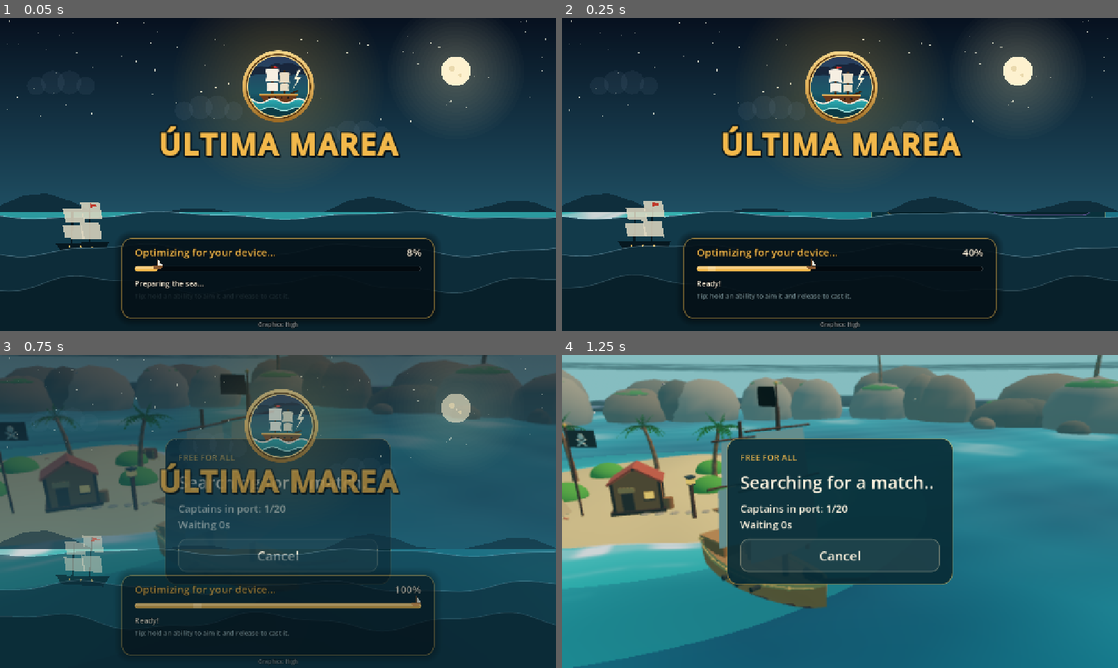
Above: before the commit, frames 1-4 (two rows, left to right).
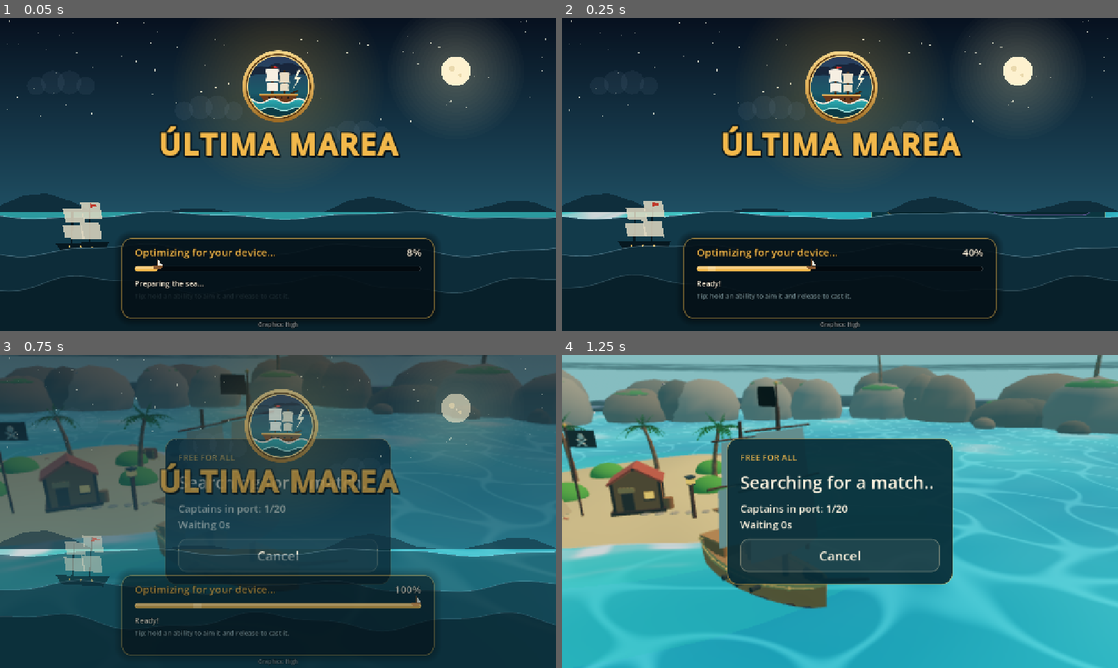
Above: after the commit, the same moments.

Repository: juanklowData/ultima-marea
Game: Godot game, scene res://escenas/principal.tscn
Same seed, same stepped clock (60 frames per second), same inputs: the game is played once before the commit and once after it. Sound files missing from this copy of the repository are replaced by a short silence.
Inputs (mouse positions are in pixels of both pictures, inside the frame that each line leads up to):
- Up to frame 1 (0.05 s): no input
- Up to frame 2 (0.25 s): no input
- Up to frame 3 (0.75 s): tap Enter at 0.5 s; move the mouse to (400, 495) at 0.52 s; hold D from 0.53 s (still down); tap Tab at 0.6 s; click (400, 495) at 0.67 s
- Up to frame 4 (1.25 s): keep holding D; tap Space at 0.77 s

Frame 1 is identical in both runs. In frame 2, 0.4% of the frame differs, in the area x 21-100%, y 62-65%; in frame 3, 5.7%; in frame 4, 46%, in the area x 0-100%, y 16-100%.

Commit message:
Mar con estilo tropical cristalino
Co-authored-by: Cursor <cursoragent@cursor.com>

Diff:
--- a/godot/shaders/agua.gdshader
+++ b/godot/shaders/agua.gdshader
@@ -1,6 +1,6 @@
 shader_type spatial;
-// Mar estilizado y ligero: dos ondas largas mueven la malla y unas ondulaciones finas solo
-// cambian la luz. La normal es suave (calculada de las ondas), así no hay facetas que parpadeen.
+// Mar tropical cristalino y ligero: dos ondas largas mueven la malla y unas ondulaciones finas
+// solo cambian la luz. La normal es suave (calculada de las ondas), así no hay facetas que parpadeen.
 render_mode unshaded, cull_back, depth_draw_opaque;
 
 uniform vec4 color_hondo : source_color = vec4(0.02, 0.15, 0.23, 1.0);
@@ -59,6 +59,14 @@
 	return h * (1.0 - 0.6 * smoothstep(0.0, 1.0, calma)) - hundido;
 }
 
+// Red de líneas onduladas como la luz reflejada en el fondo (0..1).
+float causticas(vec2 p, float t) {
+	vec2 q = p * 1.1;
+	float a = sin(q.x + sin(q.y * 0.8 + t * 0.6) * 1.6);
+	float b = sin(q.y * 1.1 + sin(q.x * 0.7 - t * 0.5) * 1.6);
+	return smoothstep(0.82, 1.0, 1.0 - abs(a + b) * 0.5);
+}
+
 void vertex() {
 	vec3 mundo = (MODEL_MATRIX * vec4(VERTEX, 1.0)).xyz;
 	float h = con_remolinos(mundo.xz, mar(mundo.xz, tiempo, fuera_de_zona(mundo.xz)).x);
@@ -80,15 +88,16 @@
 	vec3 vista = normalize(CAMERA_POSITION_WORLD - pos_mundo);
 	float luz = clamp(dot(n, SOL), 0.0, 1.0);
 
-	vec3 color = mix(color_hondo.rgb, color_claro.rgb, clamp(0.6 + altura * 2.5, 0.0, 1.0));
-	color *= 0.8 + 0.3 * luz;
+	// Agua tropical clara con los reflejos de luz del fondo moviéndose.
+	vec3 color = mix(vec3(0.06, 0.48, 0.62), vec3(0.2, 0.78, 0.82), clamp(0.55 + altura * 2.5, 0.0, 1.0));
+	color *= 0.85 + 0.25 * luz;
+	color += vec3(0.55, 0.9, 0.9) * causticas(p, tiempo * 0.7) * 0.22;
 	// A lo lejos el agua refleja más el cielo.
 	float reflejo = pow(1.0 - clamp(dot(n, vista), 0.0, 1.0), 3.0);
-	color = mix(color, color_cielo.rgb, 0.12 + reflejo * 0.45);
+	color = mix(color, vec3(0.8, 0.94, 0.98), reflejo * 0.35);
 	// Brillos del sol y espuma suave en lo alto de las ondas.
-	float brillo = pow(clamp(dot(reflect(-SOL, n), vista), 0.0, 1.0), 48.0);
-	color += vec3(1.0, 0.97, 0.88) * brillo * 0.35;
-	color = mix(color, color_espuma.rgb, smoothstep(0.1, 0.16, altura) * 0.3);
+	color += vec3(1.0) * pow(clamp(dot(reflect(-SOL, n), vista), 0.0, 1.0), 64.0) * 0.4;
+	color = mix(color, vec3(1.0), smoothstep(0.12, 0.16, altura) * 0.35);
 
 	vec3 bravo = mix(color_tormenta.rgb, vec3(0.08, 0.12, 0.16), clamp(0.5 + altura, 0.0, 1.0)) * (0.8 + 0.3 * luz)
 		+ smoothstep(0.3, 0.4, altura) * vec3(0.3, 0.33, 0.37);
